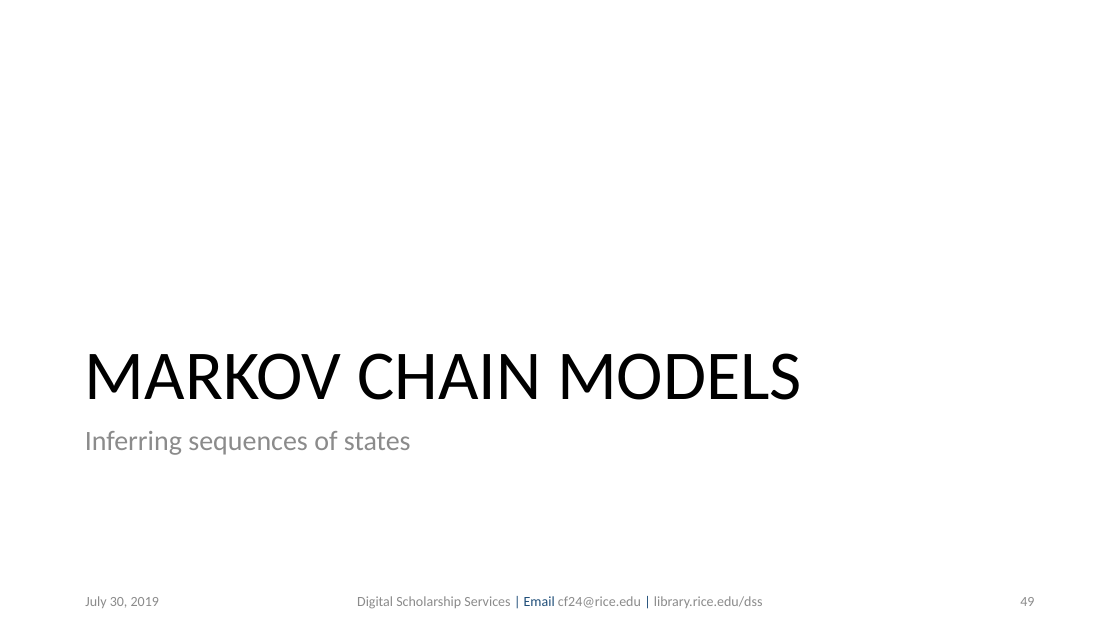
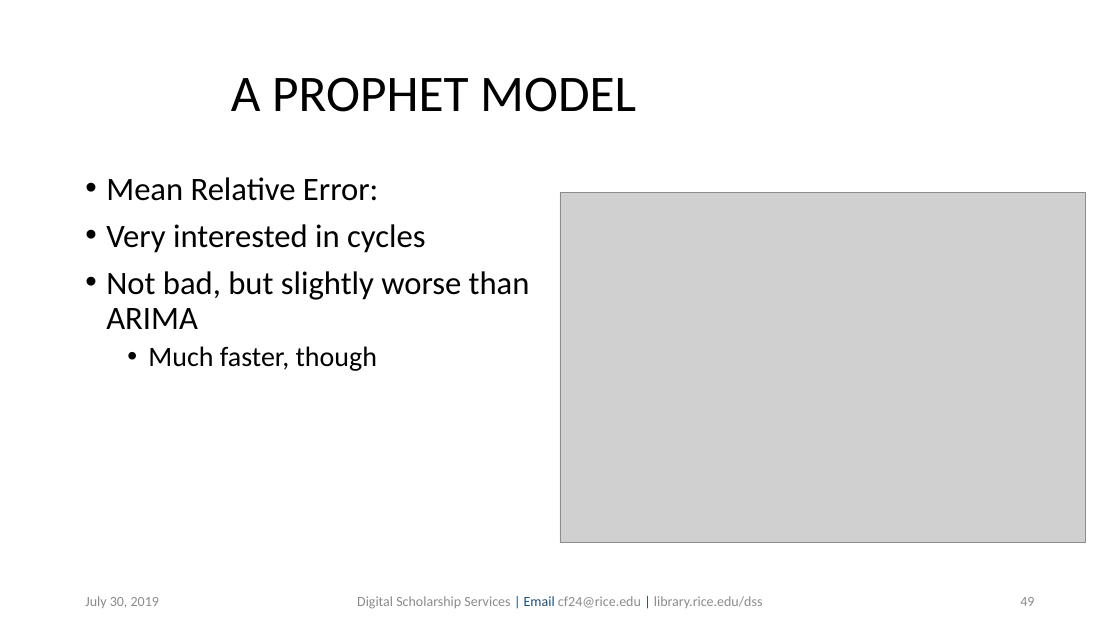
Before and after one commit to bakitybacon/rice-data-and-donuts, a slide deck: slide 49 of tsa/Introduction to Time Series Analysis.pptx. Drawn at 1120x630 pixels with LibreOffice and Linux fonts; fonts in the diff are those of the drawing; grey boxes stand for pictures; background and template pictures are left out. Boxes give left, top, right and bottom in pixels: in the first picture for what was removed or moved away, otherwise in the second. Text is boxed around its words. In the diff, an @@ line names an element or a change of style, - is before the commit and + after.

Commit message:
add prophet fit

```diff
--- a/tsa/Introduction to Time Series Analysis.pptx
+++ b/tsa/Introduction to Time Series Analysis.pptx
@@ title added at (231,77,636,112), 44 pt, text #000000 @@
+A PROPHET MODEL
@@ text at (106,177,530,371): text changed; size 24 to 28 pt; text colour #8C8C8C to #000000 @@
-Inferring sequences of states
+• Mean Relative Error:
+• Very interested in cycles
+• Not bad, but slightly worse than ARIMA
+  • Much faster, though
@@ picture added at (560,192,1086,543) @@
@@ title removed at (85,353,802,400) @@
-MARKOV CHAIN MODELS
```
Also in this commit, not shown: 1 slide removed.
